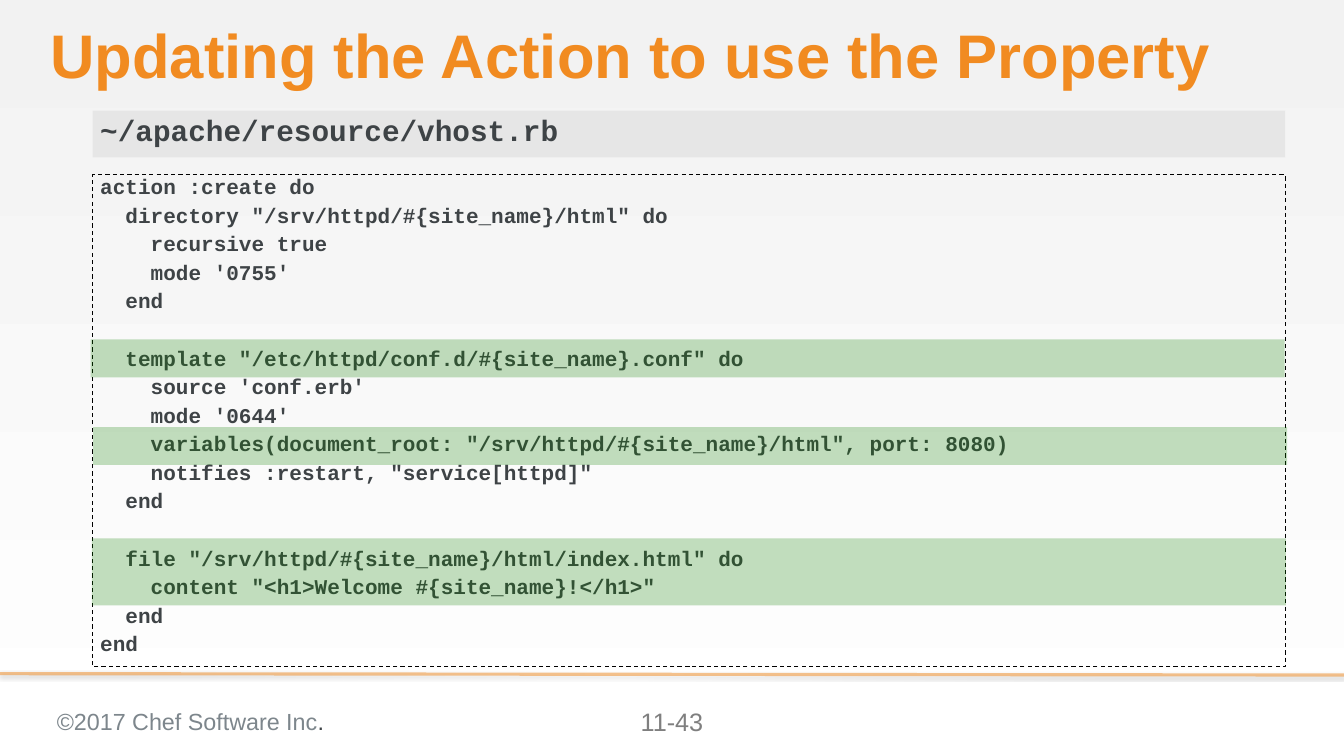
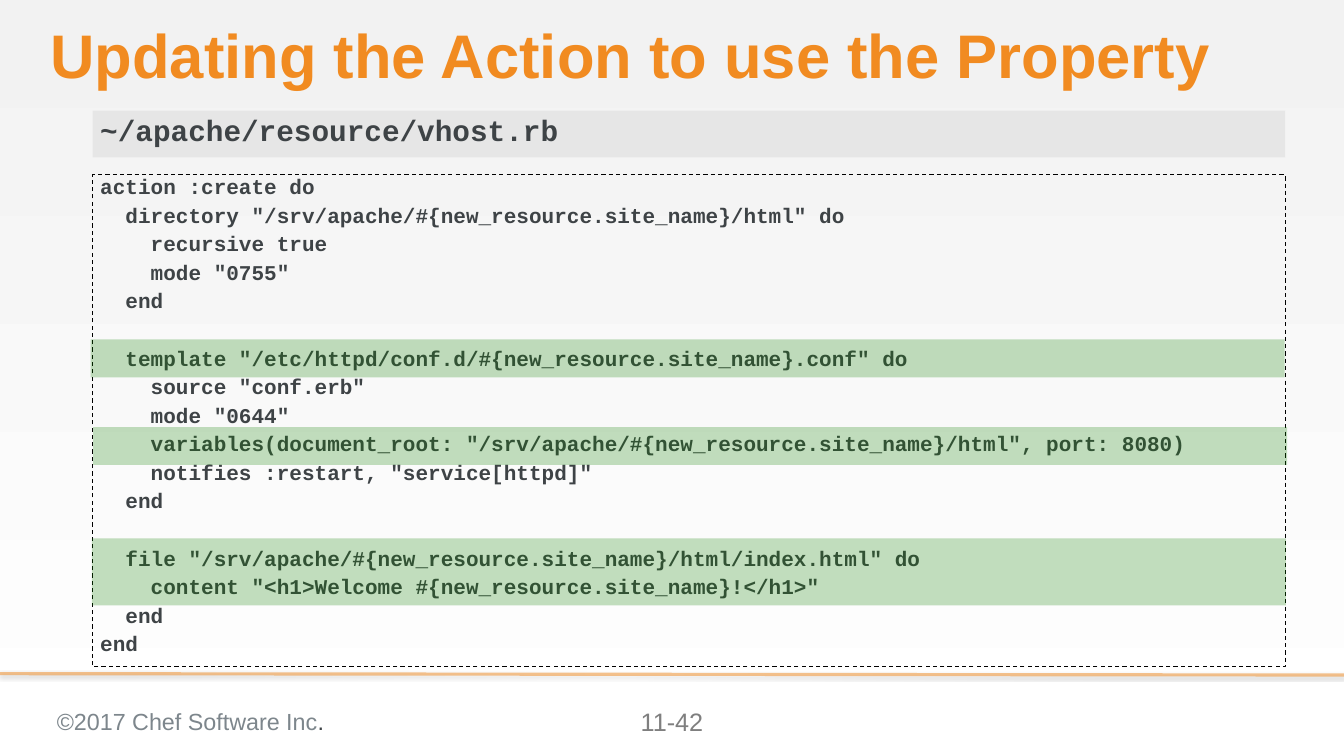
Before and after one commit to ericheiser/chef-intermediate, a slide deck: slide 42 of 11-creating_a_custom_resource.pptx (slide 43 before the commit). Drawn at 1344x756 pixels with LibreOffice and Linux fonts; fonts in the diff are those of the drawing; background and template pictures are left out. Boxes give left, top, right and bottom in pixels: in the first picture for what was removed or moved away, otherwise in the second. Text is boxed around its words. In the diff, an @@ line names an element or a change of style, - is before the commit and + after.

```diff
--- a/11-creating_a_custom_resource.pptx
+++ b/11-creating_a_custom_resource.pptx
@@ text at (125, 208, 844, 228): text changed @@
-directory "/srv/httpd/#{site_name}/html" do
+directory "/srv/apache/#{new_resource.site_name}/html" do
@@ text at (151, 265, 290, 280): text changed @@
-mode '0755'
+mode "0755"
@@ text at (125, 351, 1185, 456): text changed @@
-template "/etc/httpd/conf.d/#{site_name}.conf" do
-source 'conf.erb'
-mode '0644'
-variables(document_root: "/srv/httpd/#{site_name}/html", port: 8080)
+template "/etc/httpd/conf.d/#{new_resource.site_name}.conf" do
+source "conf.erb"
+mode "0644"
+variables(document_root: "/srv/apache/#{new_resource.site_name}/html", port: 8080)
@@ text at (125, 551, 920, 599): text changed @@
-file "/srv/httpd/#{site_name}/html/index.html" do
-content "<h1>Welcome #{site_name}!</h1>"
+file "/srv/apache/#{new_resource.site_name}/html/index.html" do
+content "<h1>Welcome #{new_resource.site_name}!</h1>"
@@ page number at (641, 713, 704, 731): text changed @@
-11-43
+11-42
```
Also in this commit, not shown: 20 other slides changed, 2 slides removed.
